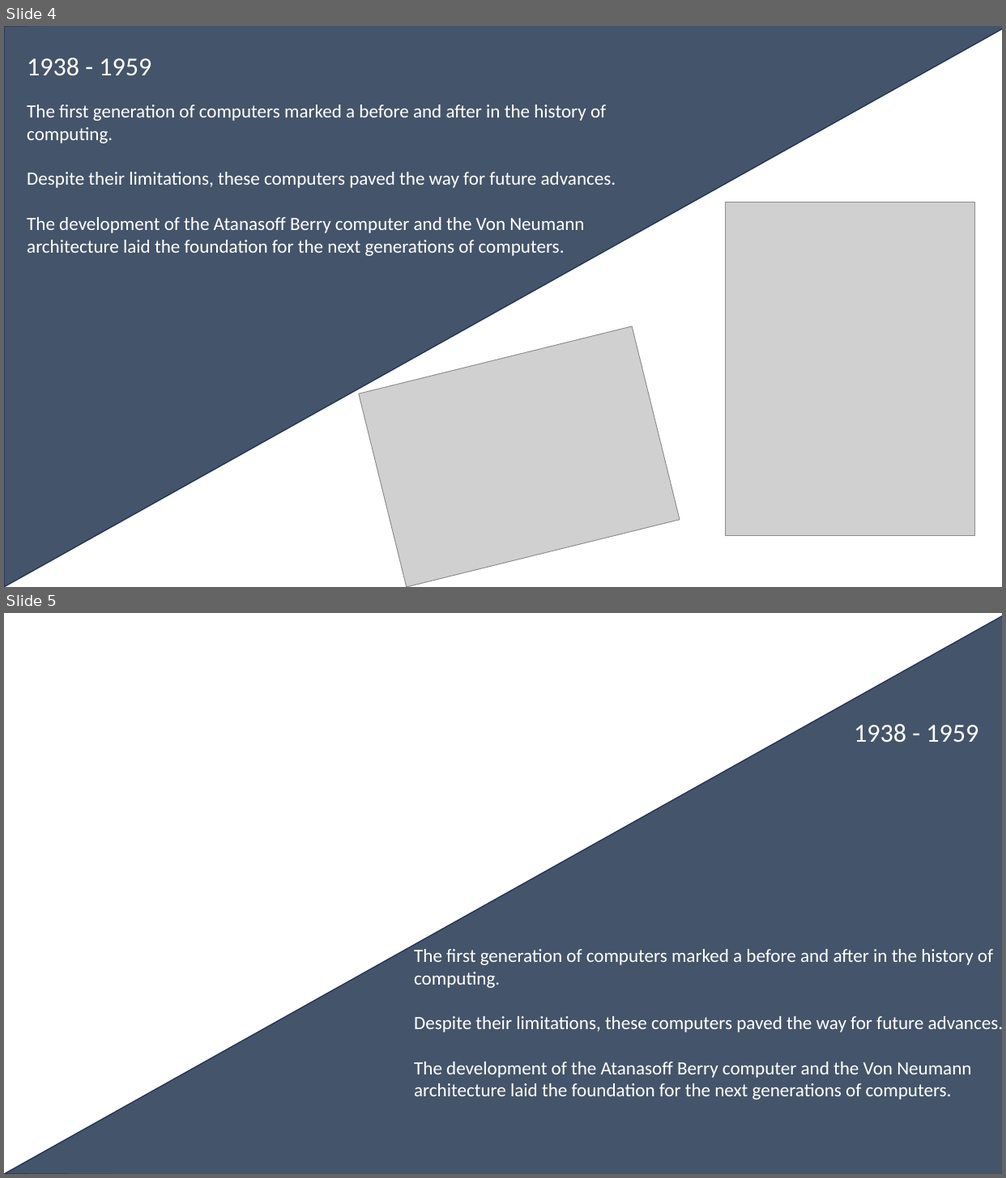
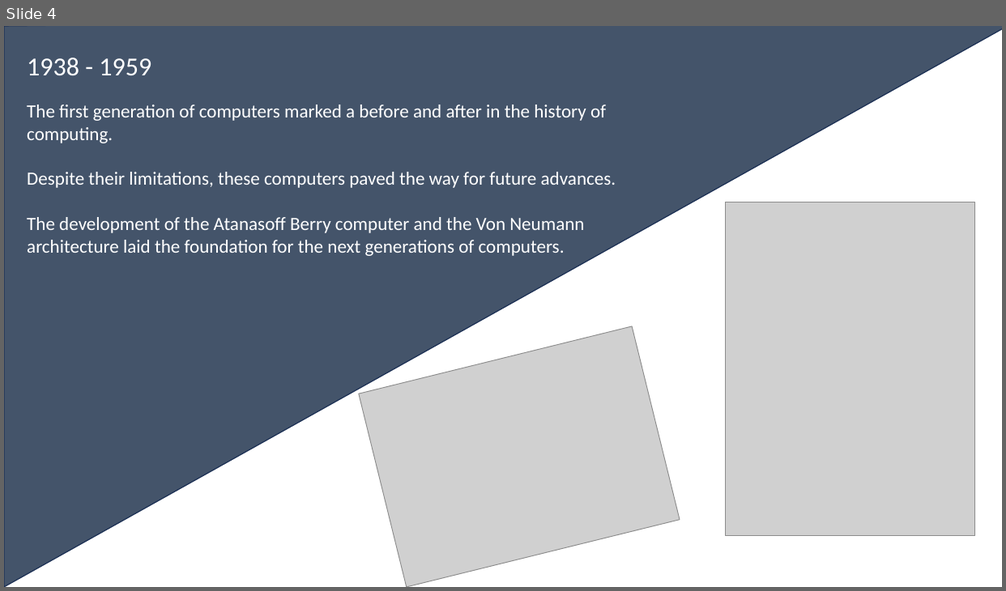
Before and after one commit to Franciscomr10/DAM, a slide deck: Sistemas Informaticos/UD1/Trabajo historia sistema informaticos.pptx. Shown one above the other, each under a label of ours: slides 4 and 5 before the commit, slide 4 after it. The pictures are 1006x1178 and 1006x591 pixels, drawn with LibreOffice and Linux fonts; fonts in the diff are those of the drawing; grey boxes stand for pictures; background and template pictures are left out. Boxes give left, top, right and bottom in pixels: in the first picture for what was removed or moved away, otherwise in the second. Text is boxed around its words. In the diff, an @@ line names an element or a change of style, - is before the commit and + after.

```diff
--- a/Sistemas Informaticos/UD1/Trabajo historia sistema informaticos.pptx
+++ b/Sistemas Informaticos/UD1/Trabajo historia sistema informaticos.pptx
@@ slide 5 removed at <box>4,613,1002,1174</box>, background #FFFFFF @@
@@ freeform shape removed at <box>4,613,1002,1174</box> @@
@@ text removed at <box>854,724,978,742</box> @@
-1938 - 1959
@@ text removed at <box>414,949,1002,1100</box> @@
-The first generation of computers marked a before and after in the history of computing.
-Despite their limitations, these computers paved the way for future advances.
-The development of the Atanasoff Berry computer and the Von Neumann architecture laid the foundation for the next generations of computers.
```
Also in this commit, not shown: 1 slide changed, 6 slides added, 1 other slide removed, 3 other files.
